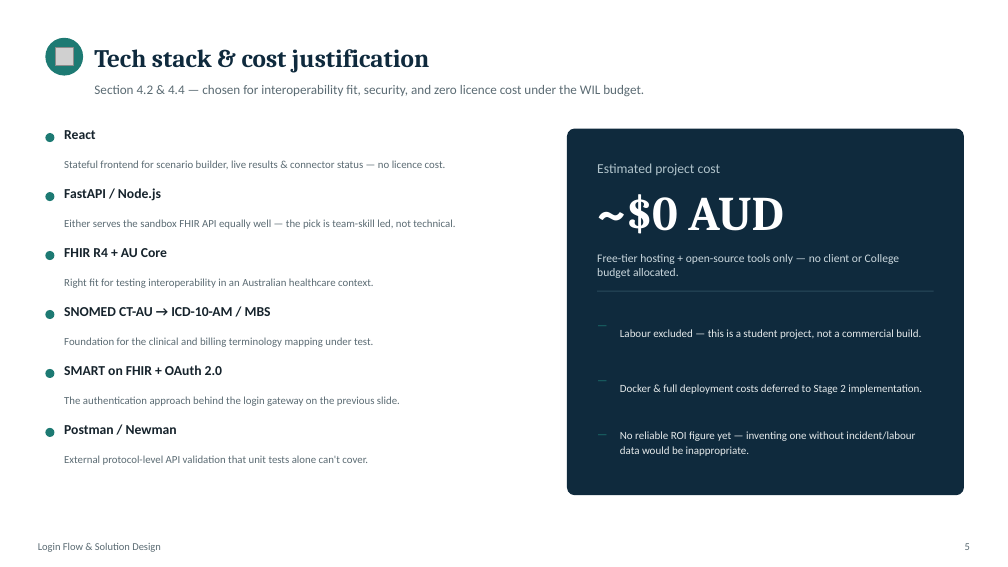
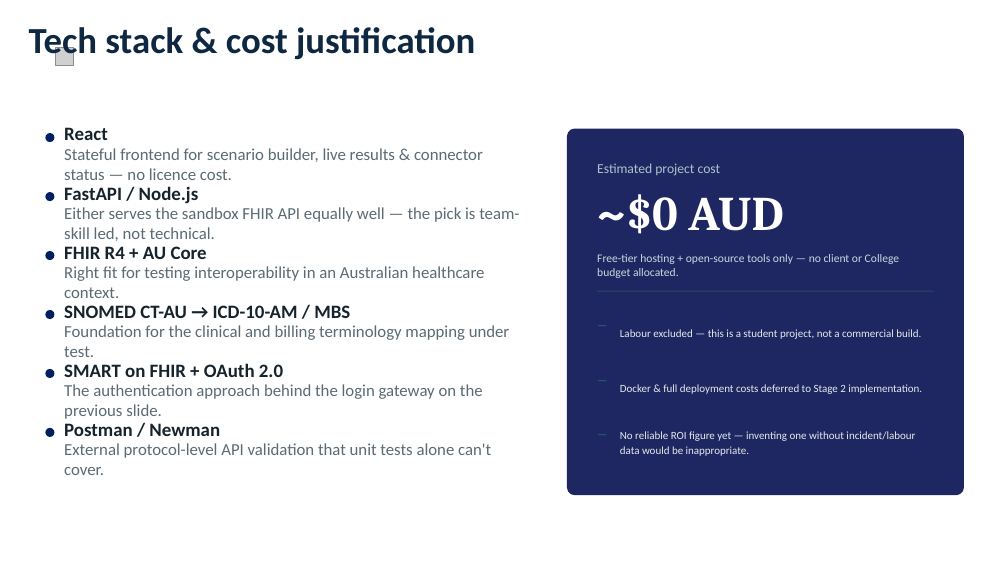
Before and after one commit to SkinnySeal17/HEAALTHCARE_SYSTEM, a slide deck: slide 17 of DOCUMENTS/Presentation_Assignment2.pptx (slide 19 before the commit). Drawn at 1008x567 pixels with LibreOffice and Linux fonts; fonts in the diff are those of the drawing; grey boxes stand for pictures. Boxes give left, top, right and bottom in pixels: in the first picture for what was removed or moved away, otherwise in the second. Text is boxed around its words. In the diff, an @@ line names an element or a change of style, - is before the commit and + after.

```diff
--- a/DOCUMENTS/Presentation_Assignment2.pptx
+++ b/DOCUMENTS/Presentation_Assignment2.pptx
@@ text "Tech stack & cost justification": place and size @@
-text "Tech stack & cost justification" at bbox=[94, 49, 429, 73]
+text "Tech stack & cost justification" at bbox=[29, 27, 475, 62]
@@ text "Tech stack & cost justification" at bbox=[29, 27, 475, 62]: size 24 to 35 pt, font Cambria to Calibri, text colour #0F2A3D to #0E2841 @@
@@ ellipse removed at bbox=[45, 38, 83, 76] @@
@@ text removed at bbox=[94, 85, 644, 96] @@
-Section 4.2 & 4.4 — chosen for interoperability fit, security, and zero licence cost under the WIL budget.
@@ size 13 to 18 pt in 6 elements at bbox=[64, 186, 199, 203], bbox=[64, 246, 207, 259], bbox=[64, 305, 350, 318], bbox=[64, 363, 283, 377], bbox=[64, 423, 220, 436], bbox=[64, 127, 108, 140] @@
@@ rounded rectangle at bbox=[567, 129, 964, 495]: fill #0F2A3D to #1E2761 @@
@@ fill #1D7A73 to #002060 in 6 elements at bbox=[45, 133, 54, 142], bbox=[45, 192, 54, 201], bbox=[45, 251, 54, 260], bbox=[45, 310, 54, 319], bbox=[45, 369, 54, 378], bbox=[45, 428, 54, 437] @@
@@ size 10.3 to 16 pt in 6 elements at bbox=[64, 148, 483, 180], bbox=[64, 207, 519, 241], bbox=[64, 266, 484, 298], bbox=[64, 325, 510, 357], bbox=[64, 384, 483, 419], bbox=[64, 443, 491, 475] @@
@@ text removed at bbox=[38, 543, 161, 552] @@
-Login Flow & Solution Design
@@ text removed at bbox=[965, 543, 970, 550] @@
-5
```
Also in this commit, not shown: 9 other slides changed, 4 slides added, 3 slides removed.
